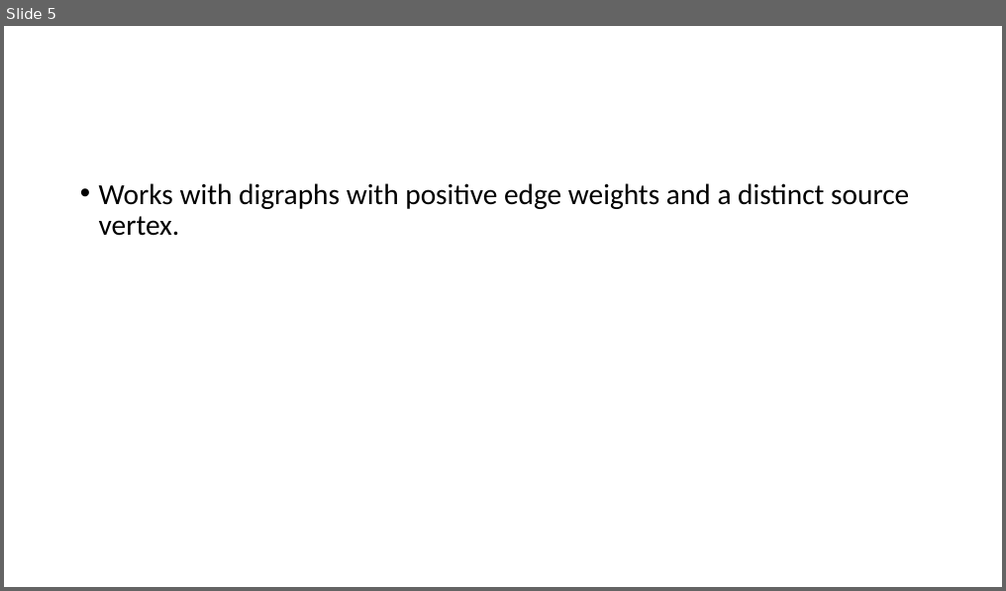
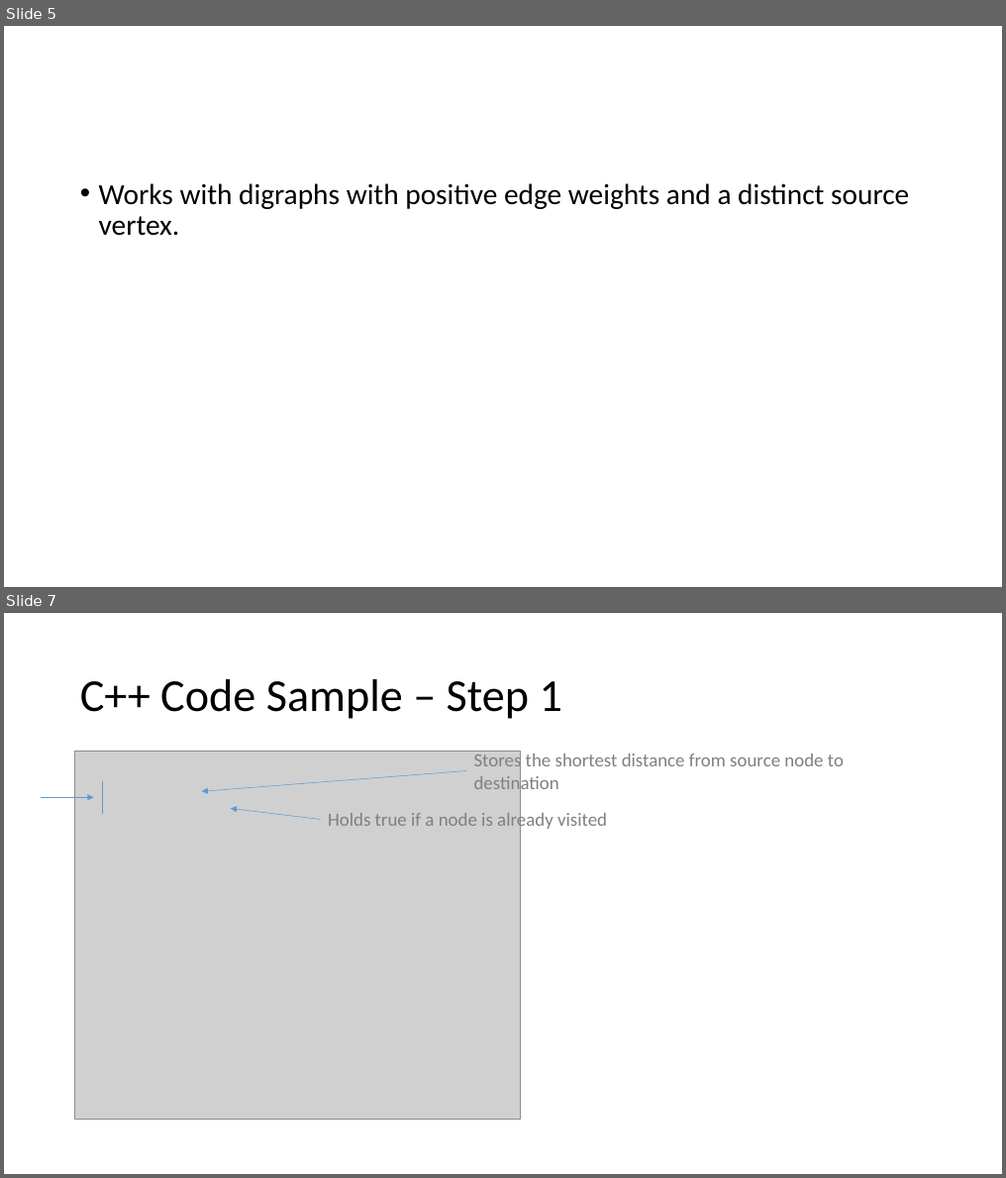
Before and after one commit to belavina/Assignment3_DSA, a slide deck: Assignment3_DSA.pptx. Shown one above the other, each under a label of ours: slide 5 before the commit, slides 5 and 7 after it; the slides between them are not shown. The pictures are 1006x591 and 1006x1178 pixels, drawn with LibreOffice and Linux fonts; fonts in the diff are those of the drawing; grey boxes stand for pictures. Boxes give left, top, right and bottom in pixels: in the first picture for what was removed or moved away, otherwise in the second. Text is boxed around its words. In the diff, an @@ line names an element or a change of style, - is before the commit and + after.

```diff
--- a/Assignment3_DSA.pptx
+++ b/Assignment3_DSA.pptx
@@ slide 7 added at [4,613,1002,1174], background #FFFFFF @@
@@ title added at [80,679,562,719], 44 pt, text #000000 @@
+C++ Code Sample – Step 1
@@ picture added at [74,752,520,1120] @@
@@ text added at [474,751,844,794], 18 pt, text #808080 @@
+Stores the shortest distance from source node to
+destination
@@ line added from (102, 781) to (102, 814), #5B9BD5 0.5 pt @@
@@ arrow added from (466, 771) to (202, 791), #5B9BD5 0.5 pt @@
@@ arrow added from (41, 797) to (94, 797), #5B9BD5 0.5 pt @@
@@ arrow added from (321, 820) to (231, 808), #5B9BD5 0.5 pt @@
@@ text added at [328,811,607,832], 18 pt, text #808080 @@
+Holds true if a node is already visited
```
Also in this commit, not shown: 8 other slides added.
